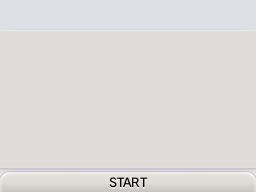
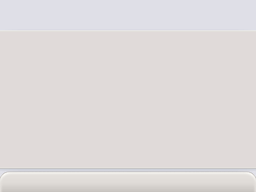
Comparing the layer stacks of the two 256 × 192 images. Changes:
hid "START" over [109,177,148,188]
hid "START #1" over [109,178,148,189]
hid "START #2" over [109,179,148,190]
